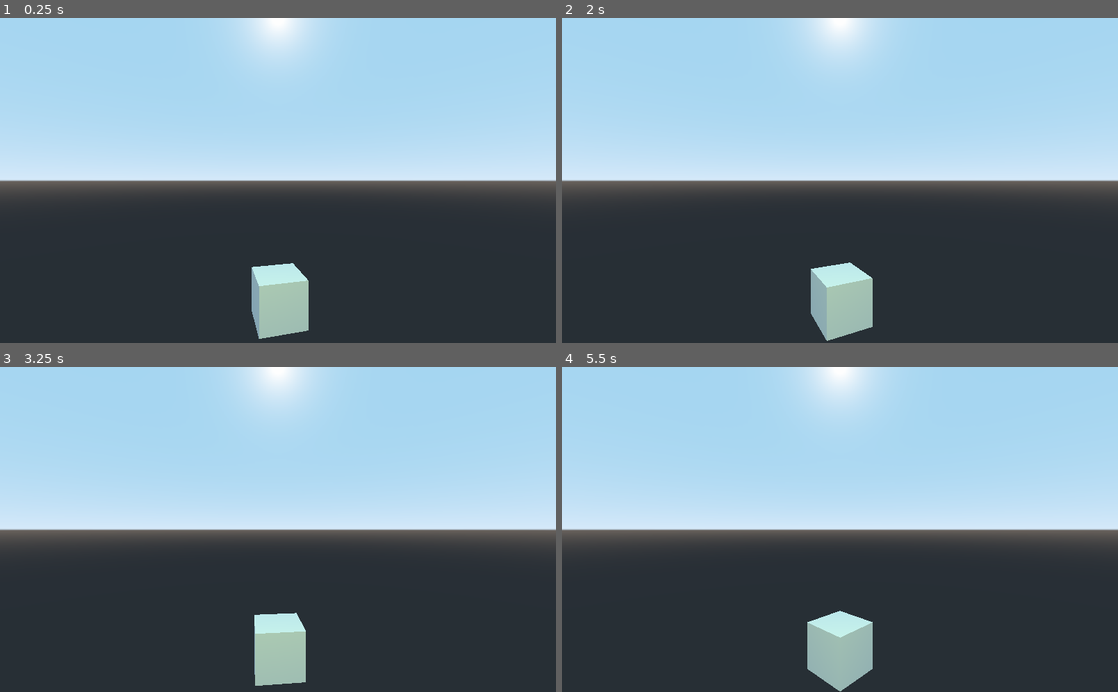
Above: before the commit, frames 1-4 (two rows, left to right).
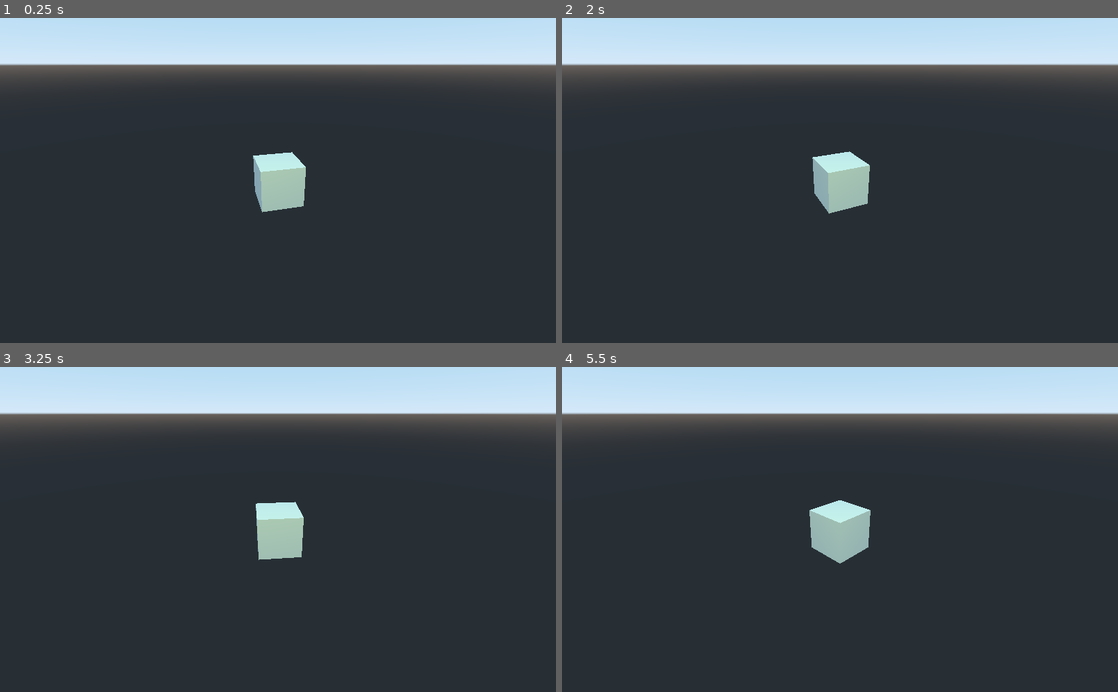
Above: after the commit, the same moments.

Repository: technicat/learngodot
Game: Godot game, scene res://cube.tscn
Two runs of this game, one before a commit and one after it. Both use one fixed random seed, a clock stepped at 60 frames per second and the inputs below.
Inputs:
- Up to frame 1 (0.25 s): no input
- Up to frame 2 (2 s): no input
- Up to frame 3 (3.25 s): no input
- Up to frame 4 (5.5 s): no input

The runs differ from the first frame. In frame 1, 51% of the frame differs, in the area x 0-100%, y 0-99%; in frame 2, 51%; in frame 3, 51%; in frame 4, 51%, in the area x 0-100%, y 0-100%.

Commit message:
lookat

Diff:
--- /dev/null
+++ b/chapter3/godotproject/Scripts/LookAt.gd
@@ -0,0 +1,7 @@
+extends Spatial
+
+func _ready():
+	look_at(Vector3(0,0,0),Vector3(0,0,-1));
+
+func _process(delta):
+	look_at(Vector3(0,0,0),Vector3(0,0,-1));
--- a/chapter3/godotproject/cube.tscn
+++ b/chapter3/godotproject/cube.tscn
@@ -1,15 +1,13 @@
-[gd_scene load_steps=4 format=2]
+[gd_scene load_steps=5 format=2]
 
 [ext_resource path="res://Scripts/Rotate.gd" type="Script" id=1]
+[ext_resource path="res://Scripts/LookAt.gd" type="Script" id=2]
 
 [sub_resource type="CubeMesh" id=1]
 
 [sub_resource type="ShaderMaterial" id=2]
 
 [node name="Scene" type="Spatial"]
-
-[node name="Camera" type="Camera" parent="."]
-transform = Transform( 1, 0, 0, 0, 1, 0, 0, 0, 1, 0, 5, 10 )
 
 [node name="OmniLight" type="OmniLight" parent="."]
 transform = Transform( 1, 0, 0, 0, 1, 0, 0, 0, 1, 0, 10, 10 )
@@ -18,9 +16,15 @@
 
 [node name="WorldEnvironment" type="WorldEnvironment" parent="."]
 
-[node name="Spatial" type="Spatial" parent="."]
+[node name="SpatialCube" type="Spatial" parent="."]
 script = ExtResource( 1 )
 
-[node name="Cube" type="MeshInstance" parent="Spatial"]
+[node name="Cube" type="MeshInstance" parent="SpatialCube"]
 mesh = SubResource( 1 )
 material/0 = SubResource( 2 )
+
+[node name="SpatialCamera" type="Spatial" parent="."]
+transform = Transform( 1, 0, 0, 0, 1, 0, 0, 0, 1, 0, 5, 10 )
+script = ExtResource( 2 )
+
+[node name="Camera" type="Camera" parent="SpatialCamera"]
